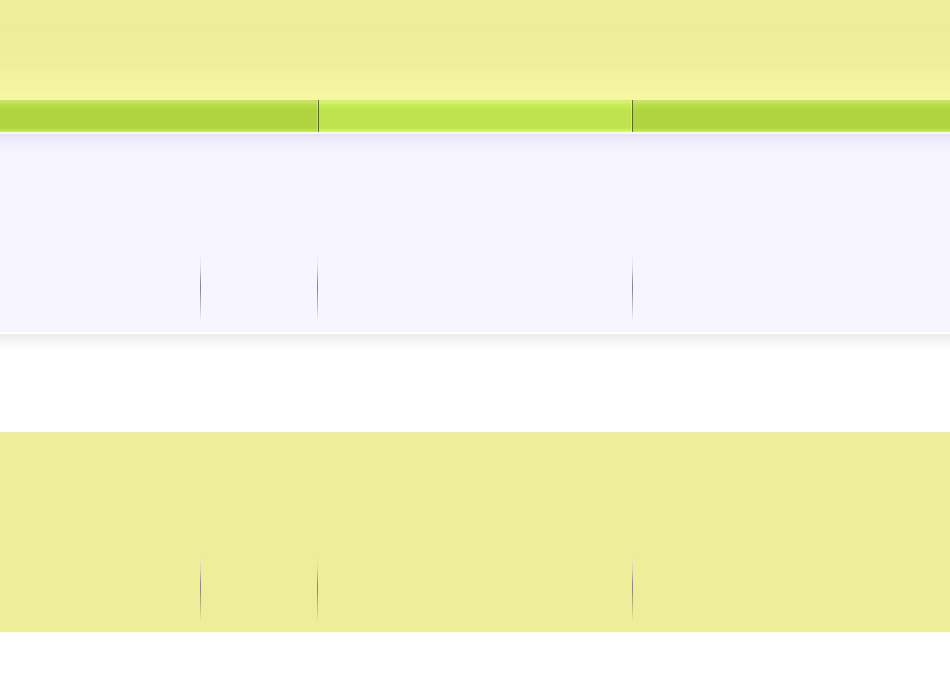
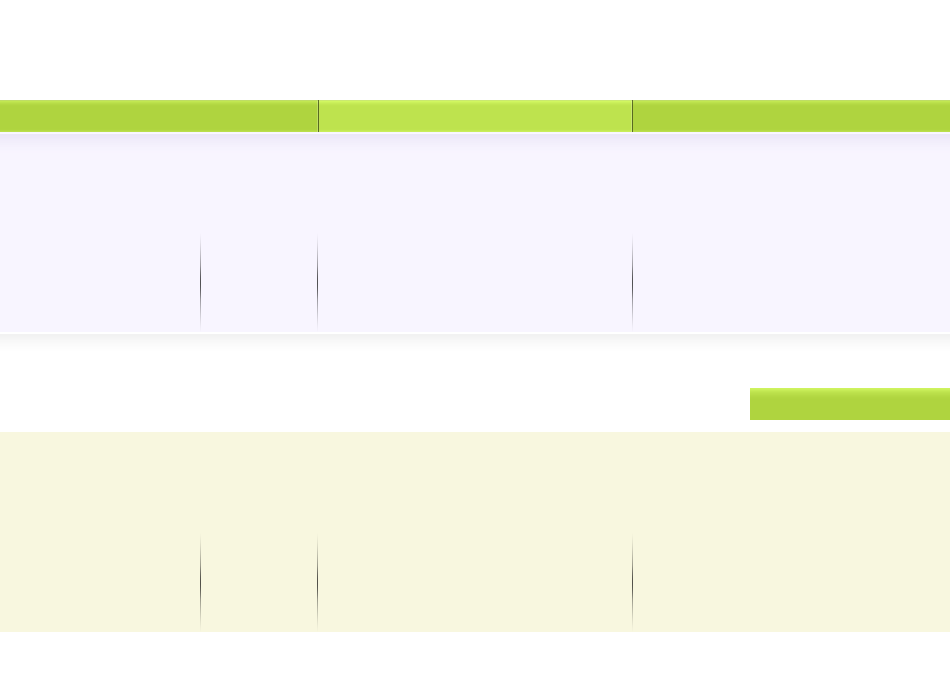
Two versions of the same layered image (950px x 696px). Layer-by-layer changes:
painted on "navbar button" over (0, 100, 950, 132)
painted on "header" over (0, 0, 950, 100)
painted on "header widgets" over (0, 134, 950, 142)
painted on "header boxes" over (200, 234, 633, 331)
added layer "widget header" above "body" over (750, 388, 950, 420)
painted on "footer widgets" over (0, 432, 950, 532)
painted on "footer boxes" over (0, 532, 950, 632)
